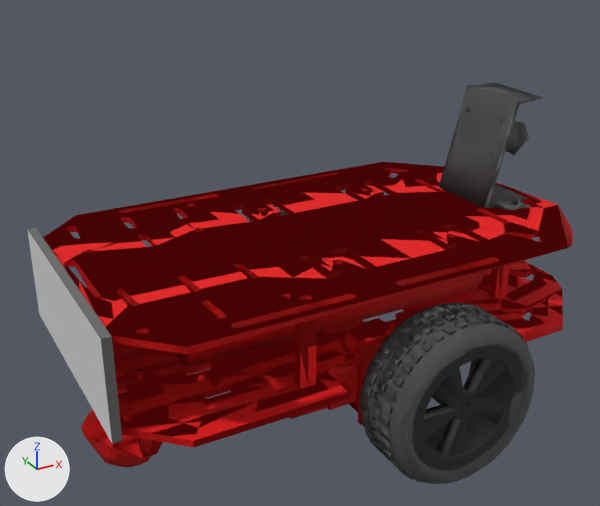
An edit to the OBJ model src/gym_duckietown/meshes/duckiebot.obj, drawn before and after from the same camera.
Camera for both pictures: a 50 mm lens placed at (-0.169, -0.258, 0.166), pointed at (-0.027, 0.001, 0.037). Arrows for +X, +Y and +Z are at lower left; the lights stay in place. Where no turn or scale is listed for an object, it has been applied to the vertices.

The scene before the commit, as lines of its bpy script (objects in view):
```python
ob_backpanel_backplate = bpy.data.objects.new('BackPanel_BackPlate', me_backpanel_backplate)
ob_backpanel_backplate.location = (0.0, 0.0, 0.0)
ob_chassis_package___duckiebot_description_meshes_duckiebotfra_000 = bpy.data.objects.new('chassis_package://duckiebot_description/meshes/duckiebotFra.000', me_chassis_package___duckiebot_description_meshes_duckiebotfra_000)
ob_chassis_package___duckiebot_description_meshes_duckiebotfra_000.location = (0.0, 0.0, 0.0)
ob_right_wheel_package___duckiebot_description_meshes_duckiebo_000 = bpy.data.objects.new('right_wheel_package://duckiebot_description/meshes/duckiebo.000', me_right_wheel_package___duckiebot_description_meshes_duckiebo_000)
ob_right_wheel_package___duckiebot_description_meshes_duckiebo_000.location = (0.0, 0.0, 0.0)
# also in view: 'camera_package://duckiebot_description/meshes/duckiebot_camera.' at (0.064, 0.0, 0.068)
```
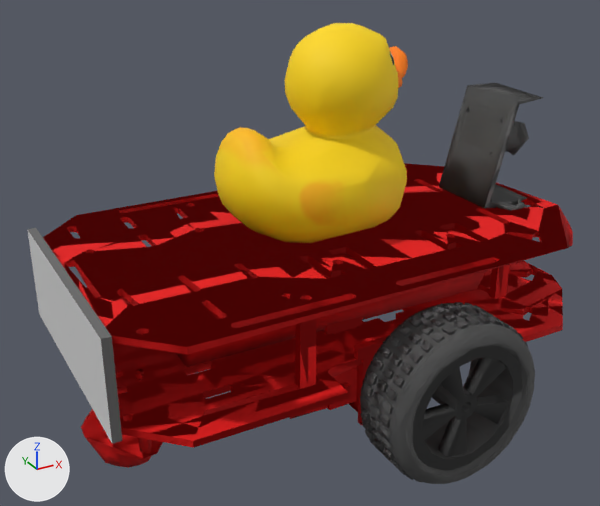
Pixel boxes [x1, y1, x2, y2] of what changed, in the pictures (600 x 506 px):
'LOD3sp_LOD3spShape', added (yellow): after [214, 23, 408, 243]
'chassis_package://duckiebot_description/meshes/duckiebotFra.000', unchanged, covered by the edit: before [43, 162, 573, 468]
'chassis_package://duckiebot_description/meshes/duckiebotFrame.d', unchanged, uncovered by the edit: after [43, 163, 573, 468]
'right_wheel_package://duckiebot_description/meshes/duckiebo.000', unchanged, covered by the edit: before [360, 302, 535, 484]
'right_wheel_package://duckiebot_description/meshes/duckiebot_ri', unchanged, uncovered by the edit: after [360, 302, 535, 484]

The change, as a diff of the scene's bpy script:
```diff
--- a/src/gym_duckietown/meshes/duckiebot.obj.py
+++ b/src/gym_duckietown/meshes/duckiebot.obj.py
@@ img_duckie_png @@
+img_duckie_png = load_image('duckie.png', '../textures/duckie.png', 512, 512, 'sRGB')
@@ mat_blinn3 @@
+mat_blinn3 = principled_material('blinn3')
+mat_blinn3.texture = img_duckie_png
+mat_blinn3.roughness = 0.69
@@ me_lod3sp_lod3spshape @@
+me_lod3sp_lod3spshape.from_pydata(...)  # 599 vertices, 1194 faces; spans x -0.0575..0.0222, y -0.0259..0.0295, z 0.0483..0.1215
+me_lod3sp_lod3spshape.materials.append(mat_blinn3)  # picture img_duckie_png
@@ ob_lod3sp_lod3spshape @@
+ob_lod3sp_lod3spshape = bpy.data.objects.new('LOD3sp_LOD3spShape', me_lod3sp_lod3spshape)
+ob_lod3sp_lod3spshape.location = (0.0, 0.0, 0.0)
```
